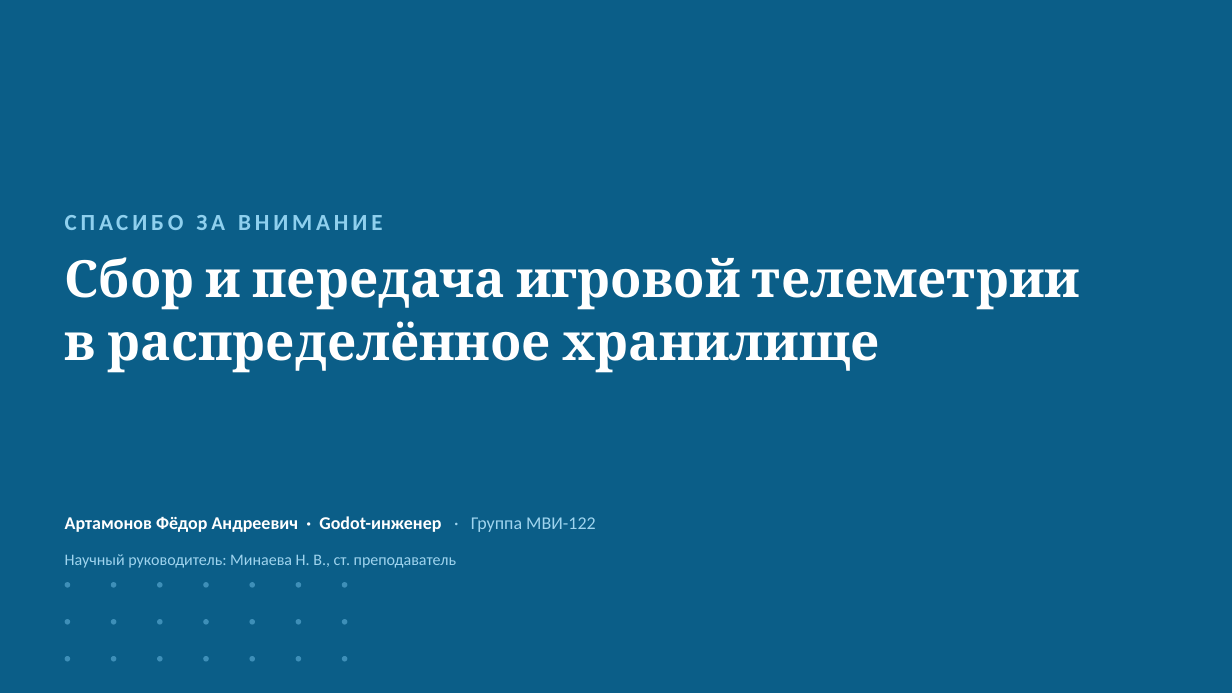
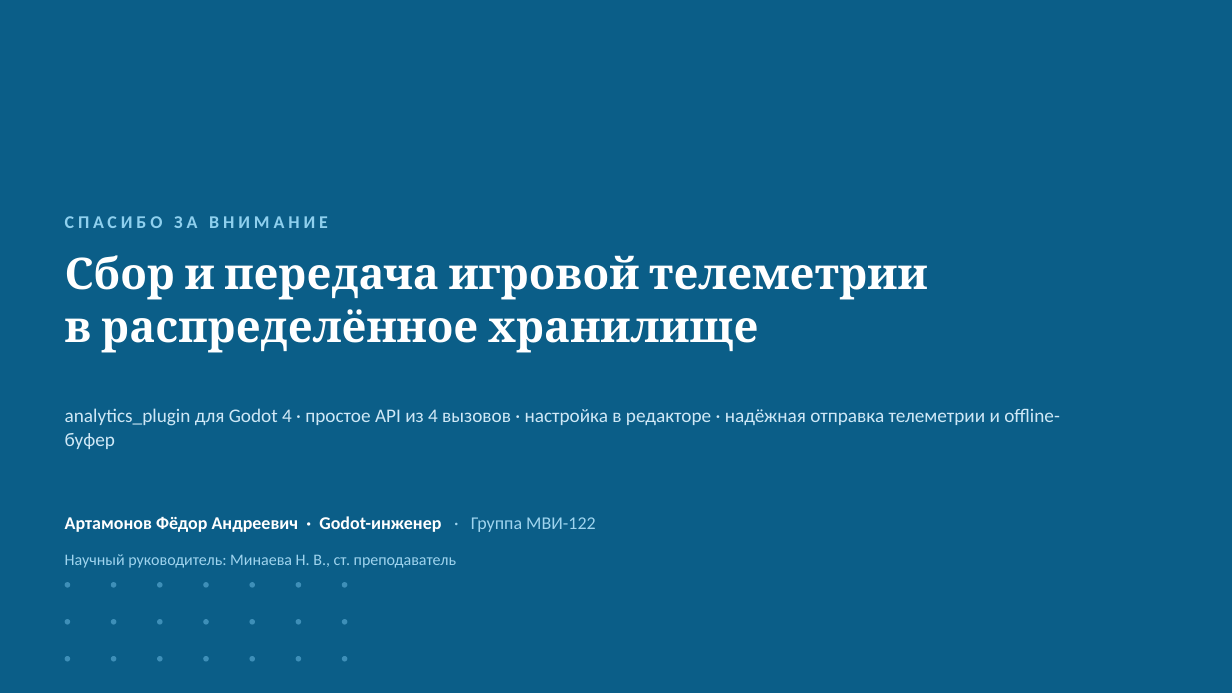
Before and after one commit to Antizi/diplom-Game_Plugs_Ai, a slide deck: slide 11 of presentations/Артамонов_ВКР_телеметрия.pptx. Drawn at 1232x693 pixels with LibreOffice and Linux fonts; fonts in the diff are those of the drawing. Boxes give left, top, right and bottom in pixels: in the first picture for what was removed or moved away, otherwise in the second. Text is boxed around its words. In the diff, an @@ line names an element or a change of style, - is before the commit and + after.

```diff
--- a/presentations/Артамонов_ВКР_телеметрия.pptx
+++ b/presentations/Артамонов_ВКР_телеметрия.pptx
@@ text "СПАСИБО ЗА ВНИМАНИЕ" at bbox=[65, 216, 328, 228]: size 18 to 14 pt @@
@@ text "Сбор и передача игровой телеметрии" at bbox=[65, 255, 928, 353]: size 40 to 34 pt @@
@@ text added at bbox=[65, 408, 1060, 449], 15 pt, text #CFE8F6 @@
+analytics_plugin для Godot 4 · простое API из 4 вызовов · настройка в редакторе · надёжная отправка телеметрии и offline-буфер
```
Also in this commit, not shown: 6 other slides changed, 1 slide added, 1 slide removed, 6 other files.
